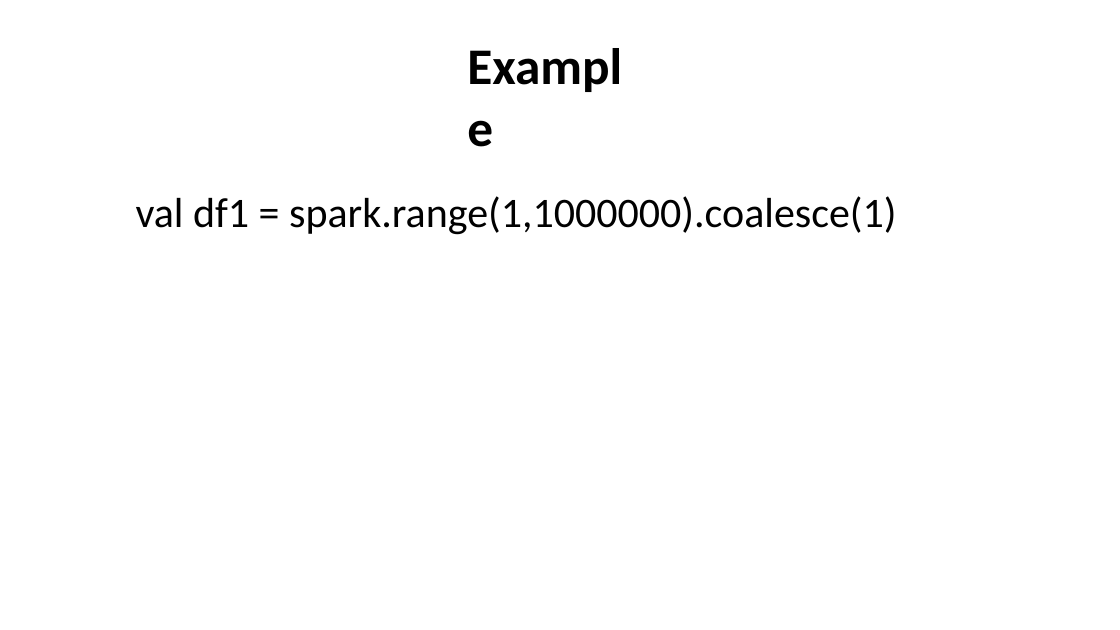
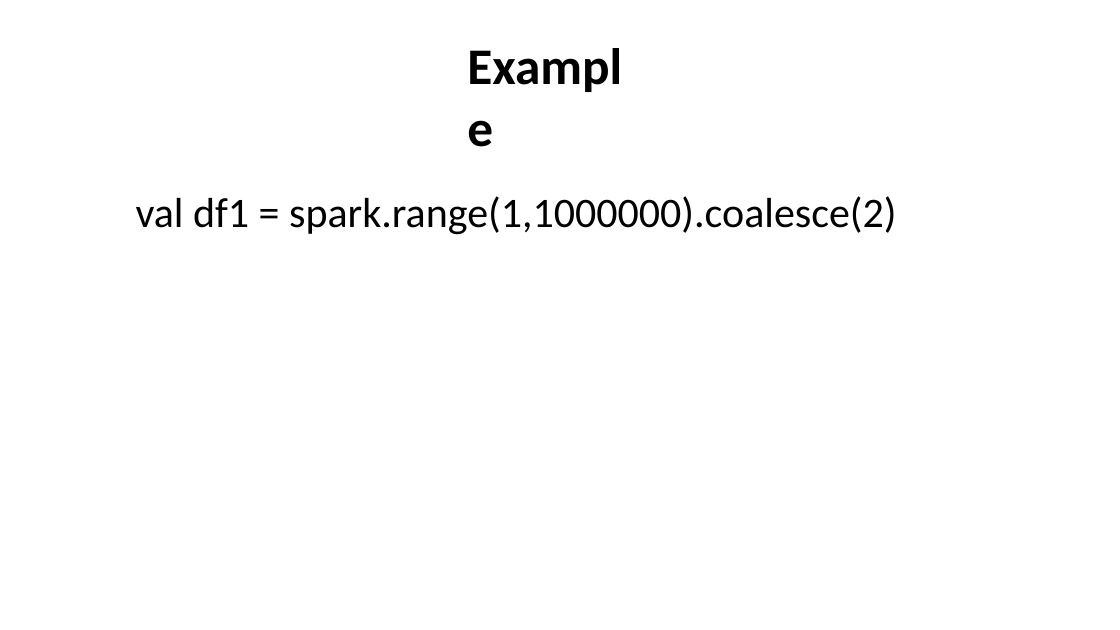
Before and after one commit to nkudinov/apache_spark_pptx, a slide deck: slide 2 of Spark_coalesce.pptx. Drawn at 1120x630 pixels with LibreOffice and Linux fonts; fonts in the diff are those of the drawing. Boxes give left, top, right and bottom in pixels: in the first picture for what was removed or moved away, otherwise in the second. Text is boxed around its words. In the diff, an @@ line names an element or a change of style, - is before the commit and + after.

Commit message:
change Coalesce pptx

```diff
--- a/Spark_coalesce.pptx
+++ b/Spark_coalesce.pptx
@@ text at [136,196,896,235]: text changed @@
-val df1 = spark.range(1,1000000).coalesce(1)
+val df1 = spark.range(1,1000000).coalesce(2)
```
Also in this commit, not shown: 8 other slides changed, 3 slides added, 1 slide removed.
